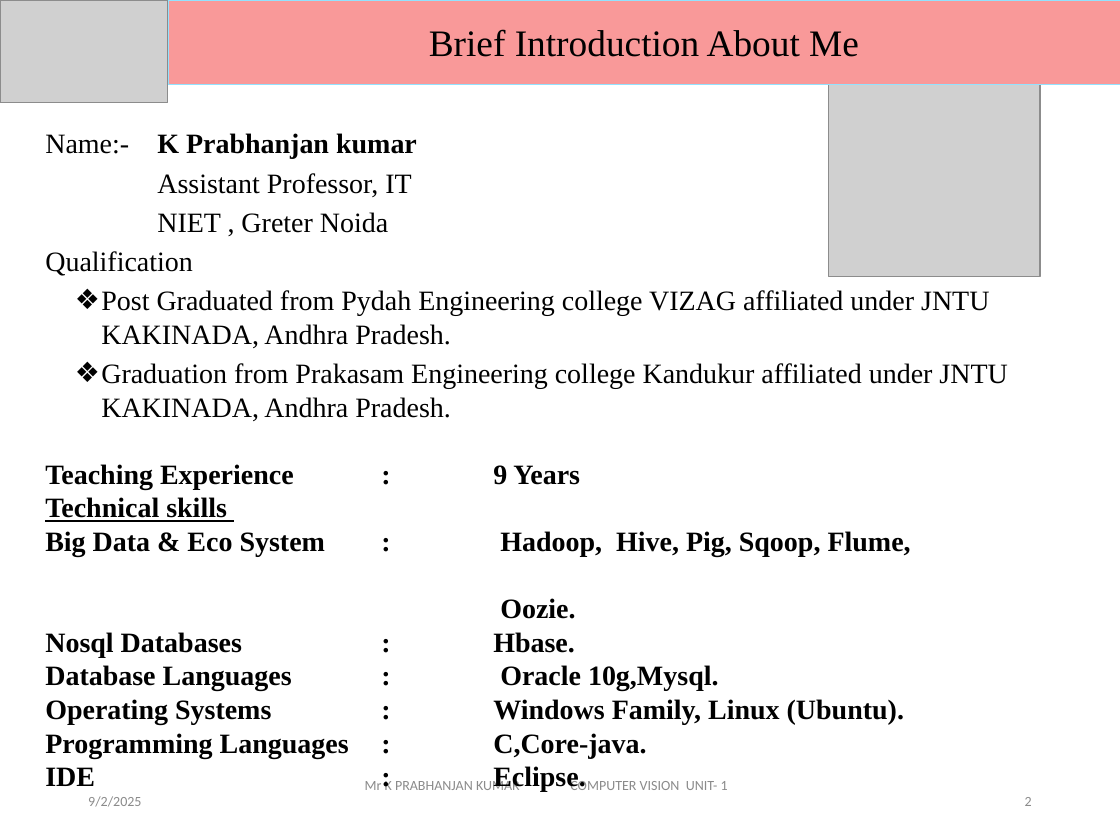
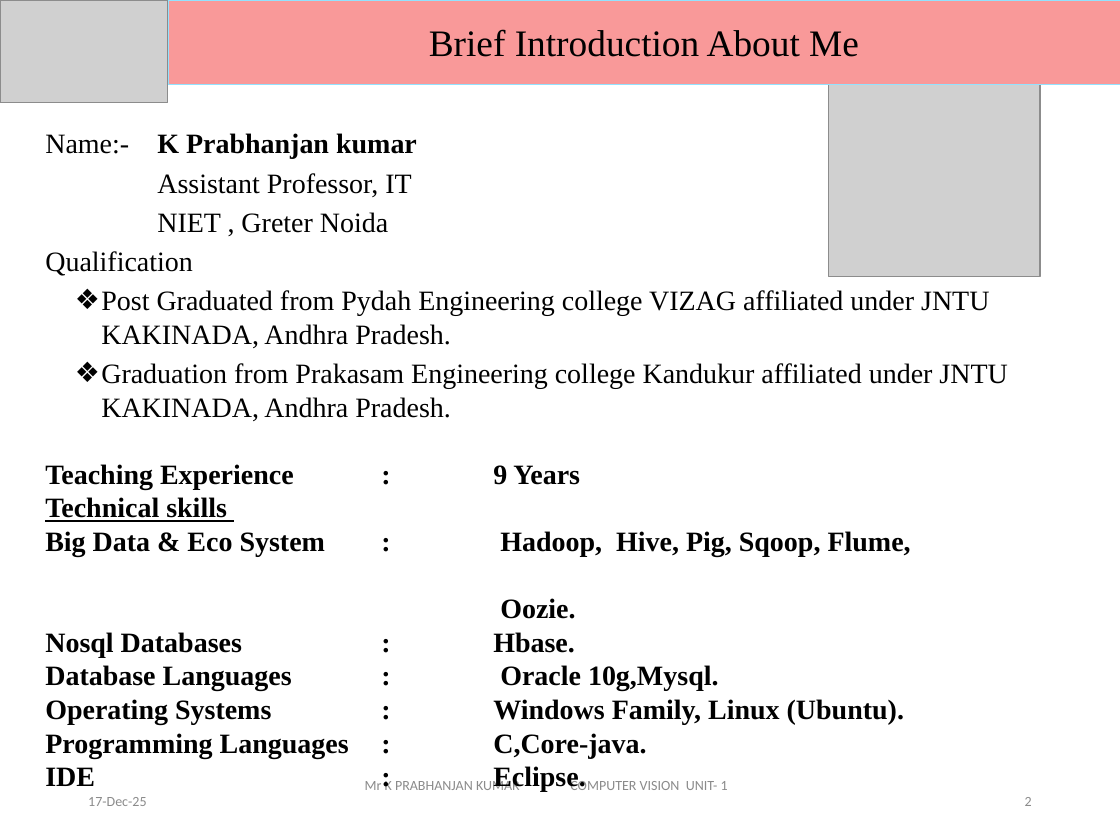
Before and after one commit to DevGoyalG/NIET-Study-Material, a slide deck: slide 2 of CSE (Artificial Intelligence and Machine Learning)/Fourth Year/Seventh Semester/PPTs/Computer Vision/CV - Unit 1.pptx. Drawn at 1120x840 pixels with LibreOffice and Linux fonts; fonts in the diff are those of the drawing; grey boxes stand for pictures. Boxes give left, top, right and bottom in pixels: in the first picture for what was removed or moved away, otherwise in the second. Text is boxed around its words. In the diff, an @@ line names an element or a change of style, - is before the commit and + after.

```diff
--- a/CSE (Artificial Intelligence and Machine Learning)/Fourth Year/Seventh Semester/PPTs/Computer Vision/CV - Unit 1.pptx
+++ b/CSE (Artificial Intelligence and Machine Learning)/Fourth Year/Seventh Semester/PPTs/Computer Vision/CV - Unit 1.pptx
@@ text at [88,797,146,806]: text changed @@
-9/2/2025
+17-Dec-25
```
Also in this commit, not shown: 9 other slides changed, 12 other files.
